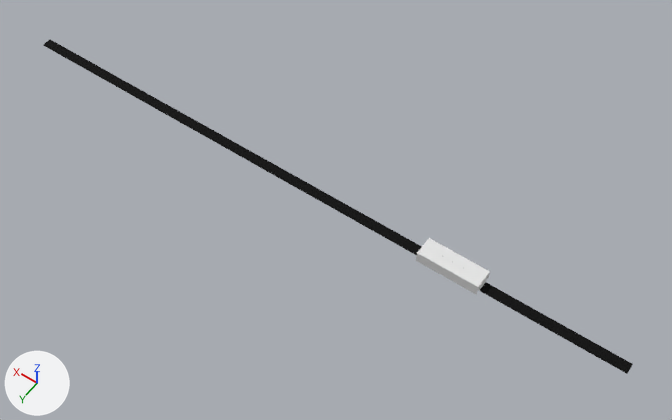
Before and after pictures for a commit that changed the glTF model 3d/models/station_v2/station.glb.
Camera for both pictures: a 50 mm lens placed at (-169.0, 395.0, 614.0), pointed at (115.0, -2.0, -11.0). Arrows for +X, +Y and +Z are at lower left; the lights stay in place. Where no turn or scale is listed for an object, it has been applied to the vertices. Vertices at the same position are counted once.
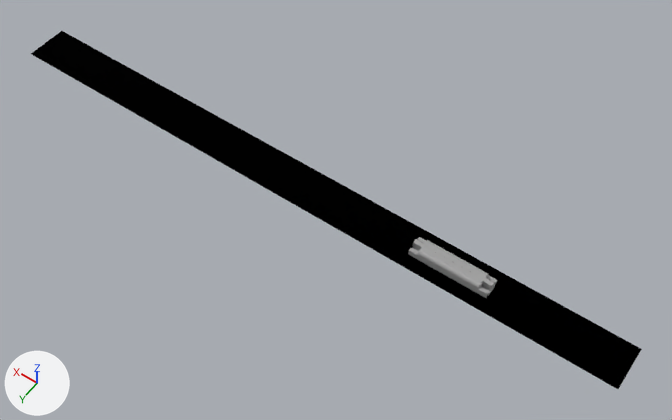
What differs and where, as boxes (x1, y1, x2, y2) in the pictures (672 x 420 px):
'BlackFloor', added (black): after (31, 31, 642, 389)
'Cube', deleted (black): before (43, 40, 633, 374)
'Cube.001', reshaped, rescaled (21% wider, 7% taller): before (416, 238, 490, 295); after (408, 237, 498, 298)

What changed in the scene script:
```text
Change mat_material:
    mat_material.metallic: 0.268 -> 1.0
Add mat_walls:
    mat_walls = principled_material('Walls')
    mat_walls.base_color = (0.351, 0.351, 0.351)  # grey #a0a0a0
Add mat_floor:
    mat_floor = principled_material('Floor')
    mat_floor.base_color = (0.8, 0.8, 0.8)  # white #e7e7e7
    mat_floor.roughness = 0.0
Change me_cube_004:
    used by ob_cube_001; location = (0.0, 0.0, 1.0); scale = (28.0, 1.0, 1.0)
    remove me_cube_004.from_pydata(...)  # 49 vertices, 80 faces; spans x -1.0..1.0, y -9.0..9.0, z -2.0..9.0
    add me_cube_004.from_pydata(...)  # 261 vertices, 466 faces; spans x -36.0..36.0, y -8.0..8.0, z -2.0..9.0
    me_cube_004 part 1: 44 vertices removed from x -1.0..1.0, y -9.0..9.0, z -2.0..9.0; 256 vertices added at x -36.0..36.0, y -8.0..8.0, z -2.0..9.0
    add me_cube_004.materials.append(mat_walls)  # grey #a0a0a0
    add me_cube_004.materials.append(mat_floor)  # white #e7e7e7
Add me_cube_1:
    me_cube_1.from_pydata([(-153.0, -20.0, 0.0), (-153.0, 20.0, 0.0), (459.0, -20.0, 0.0), (459.0, 20.0, 0.0)], [], [(2, 0, 1), (2, 1, 3)])
    me_cube_1.materials.append(mat_material)  # black #000000
Change ob_cube_001:
    ob_cube_001.scale: (28.0, 1.0, 1.0) -> (1.0, 1.0, 1.0)
Remove ob_cube:
    ob_cube = bpy.data.objects.new('Cube', me_cube)
    ob_cube.location = (0.0, 0.0, 0.0)
Add ob_blackfloor:
    ob_blackfloor = bpy.data.objects.new('BlackFloor', me_cube_1)
    ob_blackfloor.location = (0.0, 0.0, 0.0)
```
